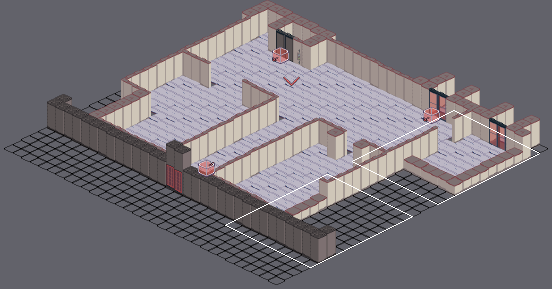
Two states of a Tiled map, scratch/floor1-atrium.tmx. Above: a wide view before the commit, with the close-up outlined.
Close-up. As it was:
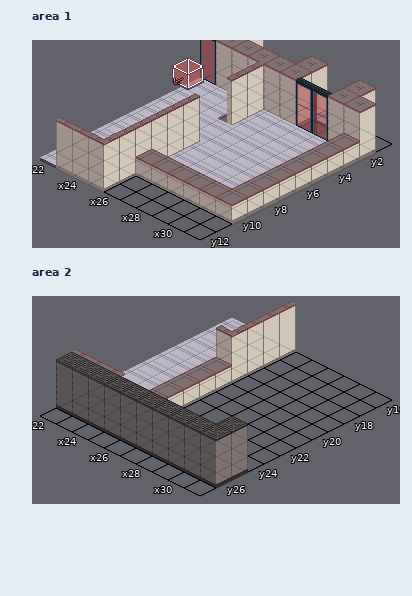
Cells are 32x16 px. Isometric: x runs down to the right, y down to the left. Shown: area 1 x 22..31, y 1..12; area 2 x 22..31, y 16..27.
Once edited:
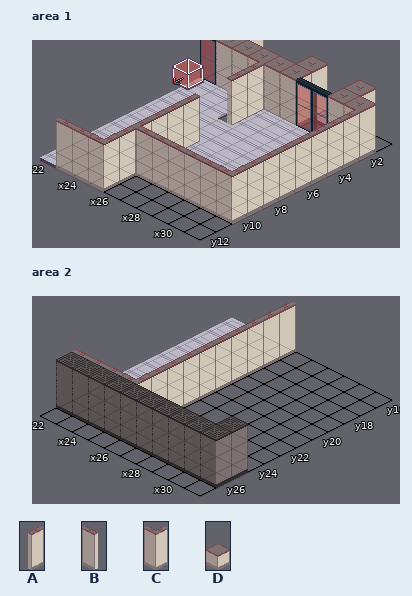
Key: from "walls": A 0, B 1, C 2, D 16.
_ is an empty cell.
Change:
{"where": "layer \"Tiles\", area 1"}
{"y":3,"x":31,"old":"D","new":"A"}
{"y":4,"x":31,"old":"D","new":"A"}
{"y":5,"x":31,"old":"D","new":"A"}
{"y":6,"x":31,"old":"D","new":"A"}
{"y":7,"x":31,"old":"D","new":"A"}
{"y":8,"x":31,"old":"D","new":"A"}
{"y":9,"x":31,"old":"D","new":"A"}
{"y":10,"x":26,"old":"DDDDDD","new":"BBBBBC"}
{"where": "layer \"Tiles\", area 2"}
{"y":19,"x":25,"old":"C","new":"A"}
{"y":20,"x":25,"old":"D","new":"A"}
{"y":21,"x":25,"old":"D","new":"A"}
{"y":22,"x":25,"old":"D","new":"A"}
{"y":23,"x":25,"old":"D","new":"A"}
{"y":24,"x":25,"old":"D","new":"A"}
{"y":25,"x":25,"old":"D","new":"C"}
